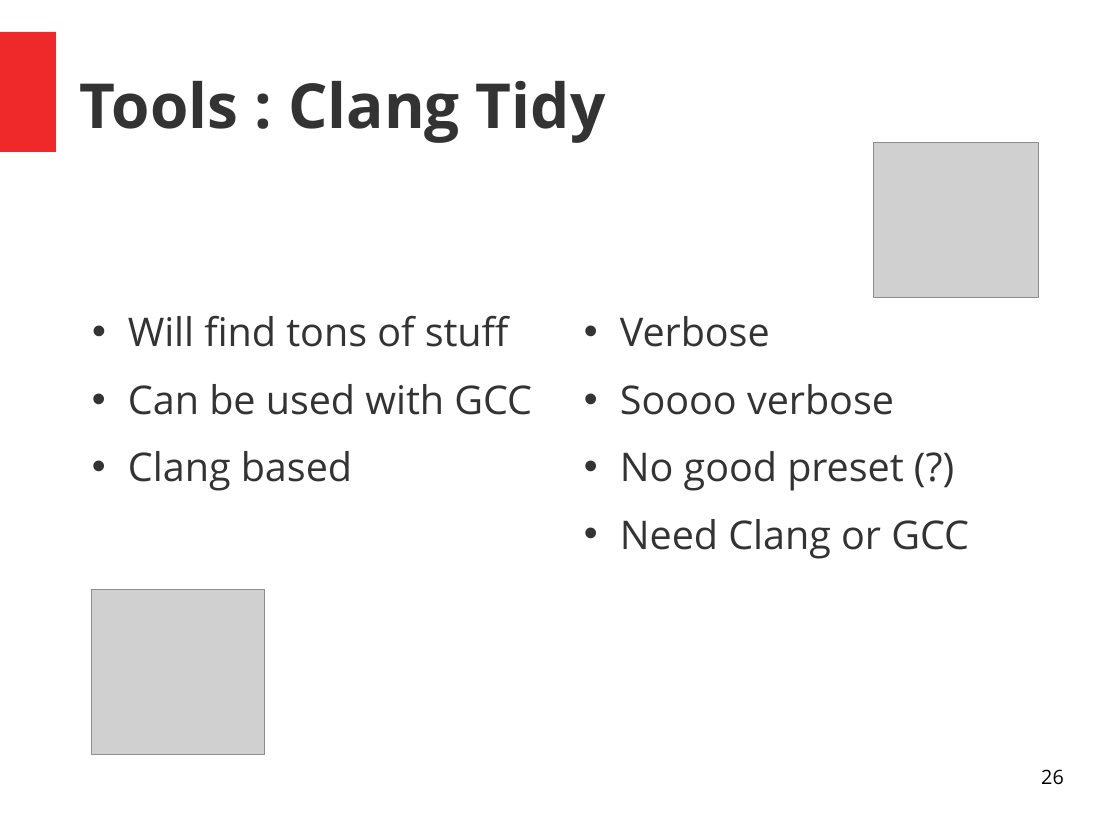
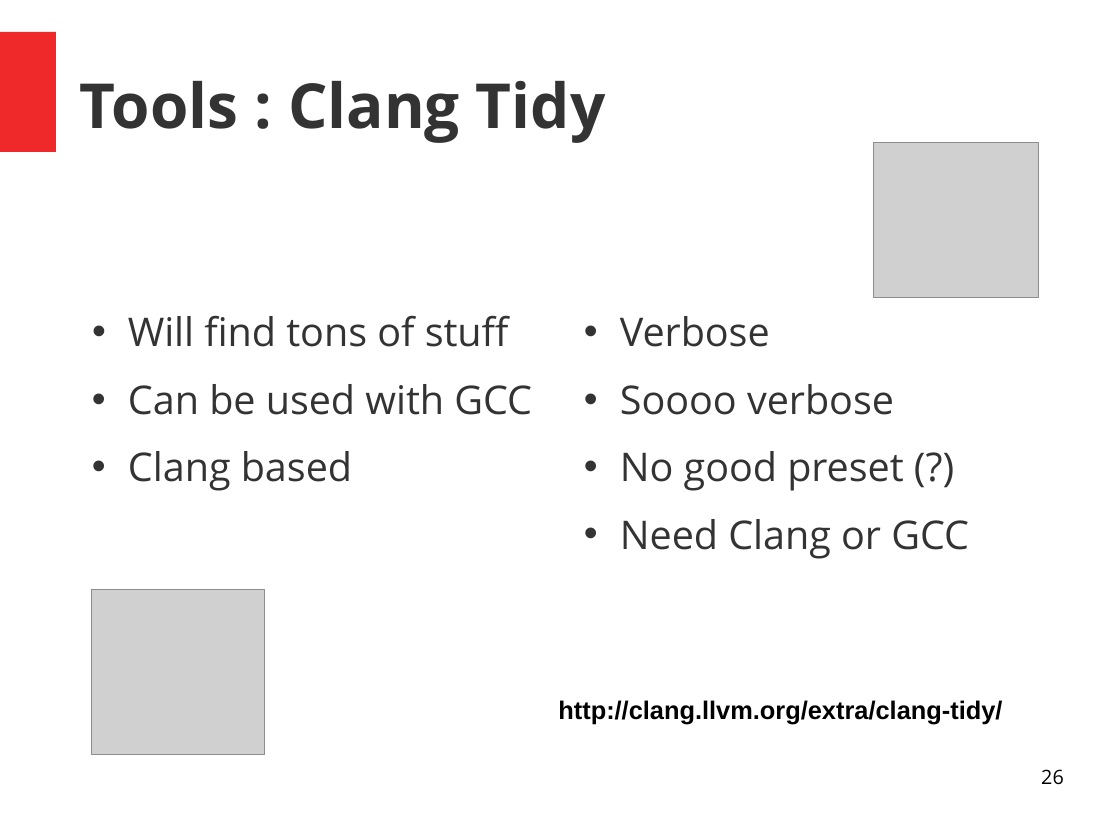
Before and after one commit to PandaChauve/StaticAnalysisTests, a slide deck: slide 26 of Untitled 1.odp. Drawn at 1120x840 pixels with LibreOffice and Linux fonts; fonts in the diff are those of the drawing; grey boxes stand for pictures. Boxes give left, top, right and bottom in pixels: in the first picture for what was removed or moved away, otherwise in the second. Text is boxed around its words. In the diff, an @@ line names an element or a change of style, - is before the commit and + after.

```diff
--- a/Untitled 1.odp
+++ b/Untitled 1.odp
@@ text added at [558,700,1002,724], 18 pt, text #000000, bold @@
+http://clang.llvm.org/extra/clang-tidy/
```
Also in this commit, not shown: 7 other slides changed, 8 slides added.
